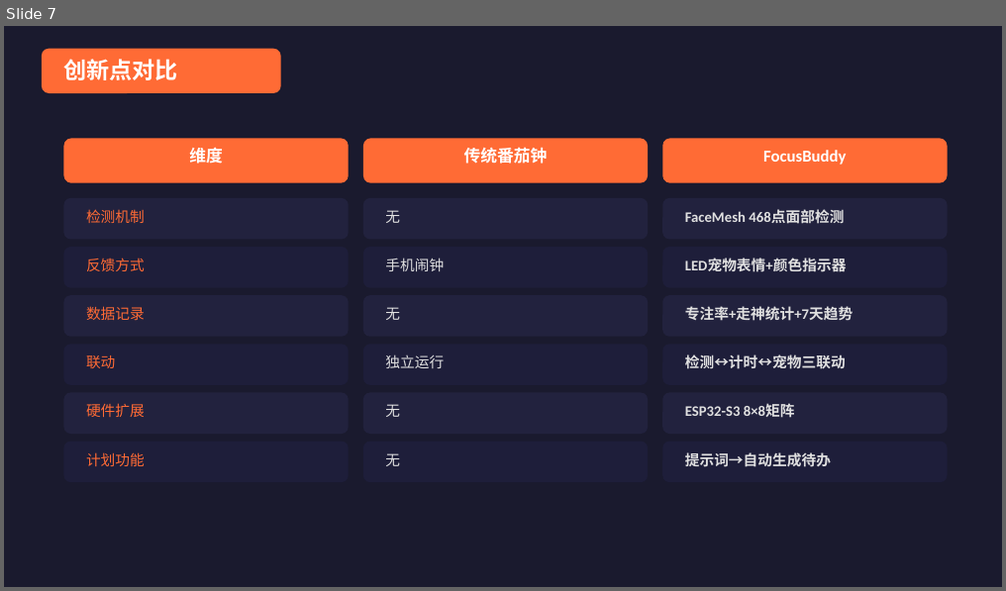
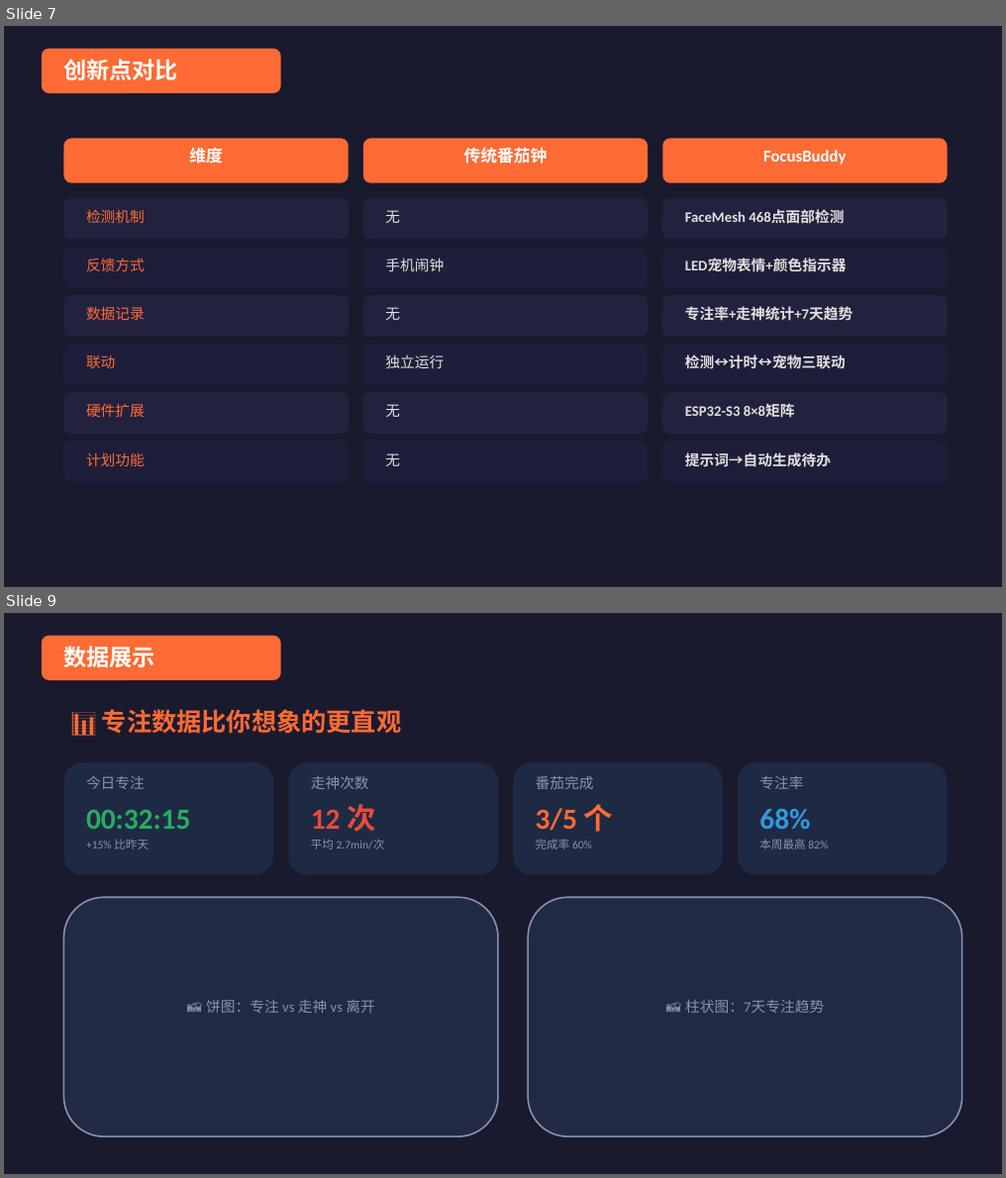
Before and after one commit to Sapnap67/FocusBuddy, a slide deck: docs/FocusBuddy_PPT.pptx. Shown one above the other, each under a label of ours: slide 7 before the commit, slides 7 and 9 after it; the slides between them are not shown. The pictures are 1006x591 and 1006x1178 pixels, drawn with LibreOffice and Linux fonts; fonts in the diff are those of the drawing. Boxes give left, top, right and bottom in pixels: in the first picture for what was removed or moved away, otherwise in the second. Text is boxed around its words. In the diff, an @@ line names an element or a change of style, - is before the commit and + after.

```diff
--- a/docs/FocusBuddy_PPT.pptx
+++ b/docs/FocusBuddy_PPT.pptx
@@ slide 9 added at bbox=[4, 613, 1002, 1174], background #1A1A2E @@
@@ rounded rectangle added at bbox=[42, 636, 281, 680], fill #FF6B35 @@
@@ text added at bbox=[63, 646, 154, 667], 22 pt, text #FFFFFF, bold @@
+数据展示
@@ text added at bbox=[102, 709, 401, 734], 24 pt, text #FF6B35, bold @@
+📊 专注数据比你想象的更直观
@@ rounded rectangle added at bbox=[63, 762, 273, 875], fill #1E2A44 @@
@@ text added at bbox=[86, 776, 145, 789], 14 pt, text #8892B0 @@
+今日专注
@@ rounded rectangle added at bbox=[288, 762, 498, 875], fill #1E2A44 @@
@@ text added at bbox=[311, 776, 369, 789], 14 pt, text #8892B0 @@
+走神次数
@@ rounded rectangle added at bbox=[513, 762, 723, 875], fill #1E2A44 @@
@@ text added at bbox=[536, 776, 594, 789], 14 pt, text #8892B0 @@
+番茄完成
@@ rounded rectangle added at bbox=[738, 762, 947, 875], fill #1E2A44 @@
@@ text added at bbox=[759, 776, 803, 789], 14 pt, text #8892B0 @@
+专注率
@@ text added at bbox=[86, 810, 190, 829], 28 pt, text #27AE60, bold @@
+00:32:15
@@ text added at bbox=[311, 804, 375, 832], 28 pt, text #E74C3C, bold @@
+12 次
@@ text added at bbox=[536, 804, 613, 832], 28 pt, text #FF6B35, bold @@
+3/5 个
@@ text added at bbox=[759, 809, 810, 829], 28 pt, text #3498DB, bold @@
+68%
@@ text added at bbox=[86, 839, 149, 850], 11 pt, text #8892B0 @@
++15% 比昨天
@@ text added at bbox=[311, 839, 385, 850], 11 pt, text #8892B0 @@
+平均 2.7min/次
@@ text added at bbox=[536, 839, 592, 850], 11 pt, text #8892B0 @@
+完成率 60%
@@ text added at bbox=[759, 839, 828, 850], 11 pt, text #8892B0 @@
+本周最高 82%
@@ rounded rectangle added at bbox=[63, 897, 498, 1137], fill #202A44, outline #8892B0 1.5 pt @@
@@ rounded rectangle added at bbox=[528, 897, 962, 1137], fill #202A44, outline #8892B0 1.5 pt @@
@@ text added at bbox=[206, 1000, 374, 1013], 14 pt, text #8892B0 @@
+📸 饼图：专注 vs 走神 vs 离开
@@ text added at bbox=[685, 1000, 824, 1013], 14 pt, text #8892B0 @@
+📸 柱状图：7天专注趋势
```
Also in this commit, not shown: 8 slides changed, 3 other files.
